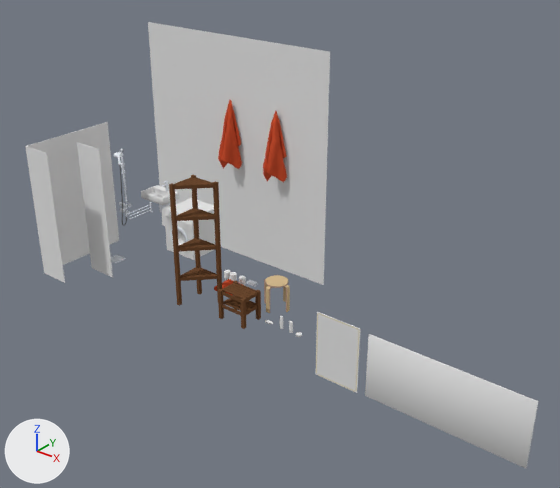
The Blender file blender/Bathroom.blend: old version first, new version second.
Before and after are seen from a 50 mm camera at (8.77, -6.87, 5.49) aimed at (2.59, 0.86, 0.7). Arrows for +X, +Y and +Z are at lower left; the lights stay in place.

The first picture shows 'Image_21_9', 'Mirror', 'Plane.001', 'Shelf1', 'Shelf2', 'Shower_Cabin', 'Sink', 'Stool', 'Towel', 'Towel_2', 'Towel_low', 'Washingmachine'.
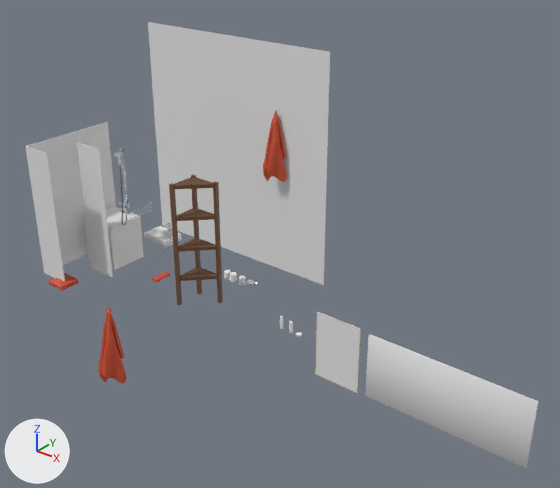
Diff of the bpy script that builds the scene:
```diff
--- a/blender/Bathroom.blend.py
+++ b/blender/Bathroom.blend.py
@@ ob_stool @@
 ob_stool = bpy.data.objects.new('Stool', me_stool)
-ob_stool.location = (2.9, 0.4, 0.0)
+ob_stool.location = (0.0, 0.0, 0.0)
 _m = ob_stool.modifiers.new('EdgeSplit', 'EDGE_SPLIT')
@@ ob_shelf2 @@
 ob_shelf2 = bpy.data.objects.new('Shelf2', me_shelf2)
-ob_shelf2.location = (2.5, 0.0, 0.0)
+ob_shelf2.location = (-0.2, 0.15, 0.0)
@@ ob_towel_3 @@
 ob_towel_3 = bpy.data.objects.new('Towel_3', me_towel_3)
-ob_towel_3.location = (2.36, 0.32, 0.05)
+ob_towel_3.location = (1.0, 0.0, 0.0)
 _m = ob_towel_3.modifiers.new('EdgeSplit', 'EDGE_SPLIT')
@@ ob_towel_2 @@
 ob_towel_2 = bpy.data.objects.new('Towel_2', me_towel_2)
-ob_towel_2.location = (2.09, 0.32, 0.06)
+ob_towel_2.location = (0.0, -1.0, 0.0)
 _m = ob_towel_2.modifiers.new('EdgeSplit', 'EDGE_SPLIT')
@@ ob_washingmachine @@
 ob_washingmachine = bpy.data.objects.new('Washingmachine', me_washingmachine)
-ob_washingmachine.location = (0.7, 1.0, 0.0)
+ob_washingmachine.location = (0.0, 0.0, 0.0)
 _m = ob_washingmachine.modifiers.new('EdgeSplit', 'EDGE_SPLIT')
@@ ob_sink @@
 ob_sink = bpy.data.objects.new('Sink', me_sink)
-ob_sink.location = (0.0, 1.0, 0.8)
+ob_sink.location = (0.0, 1.0, 0.06)
 _m = ob_sink.modifiers.new('EdgeSplit', 'EDGE_SPLIT')
@@ ob_towel @@
 ob_towel = bpy.data.objects.new('Towel', me_towel)
-ob_towel.location = (0.0, 2.74, 2.0)
+ob_towel.location = (1.0, -1.0, 0.0)
 ob_towel.rotation_euler = (1.25, 0.0, 0.0)  # degrees (72, 0, 0)
```

Changed parts and their boxes (x1, y1, x2, y2) in the pictures (560 x 488 px):
'Washingmachine', moved: before (165, 198, 215, 260); after (85, 206, 144, 270)
'Towel', moved: before (218, 100, 242, 169); after (98, 307, 127, 384)
'Shelf2', moved (not visible afterwards): before (218, 281, 261, 329)
'Sink', moved: before (141, 185, 179, 205); after (145, 226, 182, 247)
'Stool', moved (not visible afterwards): before (264, 275, 290, 313)
'Towel_2', moved: before (214, 279, 243, 295); after (48, 273, 79, 291)
'Towel_3', moved (not visible before): after (151, 272, 170, 282)
'Sink_Plumming', moved: before (159, 203, 170, 212); after (162, 244, 173, 253)
'Sink_Faucet', moved: before (162, 181, 168, 191); after (165, 222, 171, 232)
